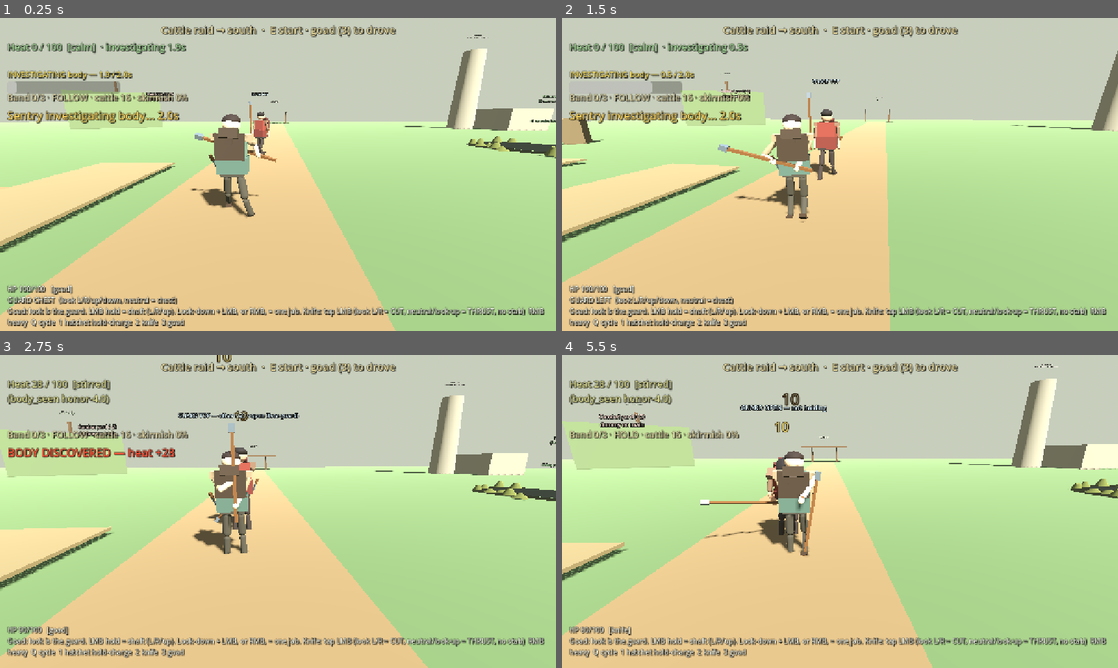
Above: before the commit, frames 1-4 (two rows, left to right).
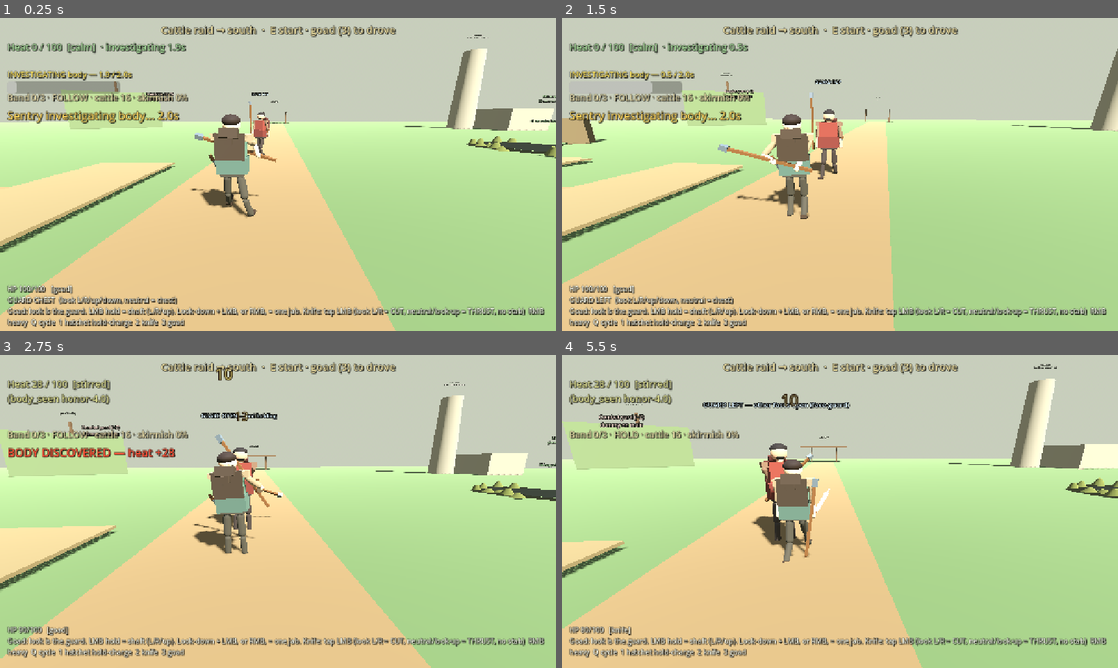
Above: after the commit, the same moments.

Repository: fortins4/devPlayground
Game: Godot game, scene res://scenes/main/main.tscn
Same seed, same stepped clock (60 frames per second), same inputs: the game is played once before the commit and once after it.
Inputs (mouse positions are in pixels of both pictures, inside the frame that each line leads up to):
- Up to frame 1 (0.25 s): no input
- Up to frame 2 (1.5 s): tap Enter at 0.5 s; move the mouse to (867, 174) at 0.52 s; hold Ctrl (crouch) 0.53-1.28 s; hold W (move_forward) from 0.53 s (still down); click (867, 174) at 0.67 s; tap Space (jump) at 0.77 s; tap Shift (sprint) at 0.8, 1.35 s; move the mouse to (812, 174) at 1.27 s
- Up to frame 3 (2.75 s): keep holding W (move_forward); tap Space (jump) at 1.52 s; tap Ctrl (crouch) at 1.55 s; move the mouse to (289, 505) at 2.02 s; hold Right mouse button (attack_heavy) from 2.03 s (still down); tap Shift (sprint) at 2.3 s
- Up to frame 4 (5.5 s): keep holding W (move_forward); move the mouse to (834, 517) at 2.77 s; release Right mouse button (attack_heavy) at 2.78 s; click (834, 517) at 2.85 s; tap Space (jump) at 3.02, 3.77, 4.52 s; tap Ctrl (crouch) at 3.05, 4.35 s; move the mouse to (878, 514) at 3.52 s; hold H (band_toggle) 3.53-4.28 s; tap Shift (sprint) at 3.8, 5.3 s; move the mouse to (795, 508) at 4.27 s; move the mouse to (845, 511) at 5.02 s; hold Q (cycle_weapon) from 5.03 s (still down); click (845, 511) at 5.17 s

The runs differ from the first frame. In frame 1, less than 0.1% of the frame differs, in the area x 37-48%, y 30-63%; in frame 2, 2.1%; in frame 3, 2.9%; in frame 4, 5.1%, in the area x 0-100%, y 2-100%.

Commit message:
Crouch: a hunched 0.8 m/s creep on planted feet; face and toes on the travel side

Diff:
--- a/scripts/characters/player/player_controller.gd
+++ b/scripts/characters/player/player_controller.gd
@@ -16,7 +16,7 @@
 
 const WALK_SPEED := 1.5 ## realistic walk (~1.3–1.5 m/s)
 const SPRINT_SPEED := 5.5 ## running pace (sustained run, not an all-out dash)
-const CROUCH_SPEED := 2.4
+const CROUCH_SPEED := 0.8 ## a careful creep
 const DRAG_SPEED := 1.75
 ## Carrying an object in his hands (bucket, …): slower walk and no sprint. Tools (goad,
 ## knife) are not carried objects. Sources register with begin_carry / end_carry.
@@ -37,7 +37,7 @@
 const STAND_PIVOT_Y := 1.45 * CIAN_SCALE
 const CROUCH_PIVOT_Y := 0.72 * CIAN_SCALE
 const STAND_VISUAL_Y := 0.0
-const CROUCH_VISUAL_Y := -0.55
+const CROUCH_VISUAL_Y := 0.0 ## the crouch is in the legs (bent knees, planted feet); no sinking the body
 const CROUCH_LERP := 10.0
 
 @onready var pivot: Node3D = $CameraPivot
@@ -706,6 +706,14 @@
 		_replay_guard_walk_legs()
 		return
 	var target: Dictionary = ToolStrikePoses.tool_shaft_guard_pose(face)
+	if bog and bog.is_sunk() and not bog.is_ambushing() and bog.forced_guard_face() == face:
+		# Sunk to the shoulders the bog swaps the guard under the surface: no
+		# travel arc (it would lift the shaft out through the water), just the hold.
+		_guard_face_held = face
+		_guard_blend_active = false
+		_apply_tool_pose(target)
+		_replay_guard_walk_legs()
+		return
 	var start: Dictionary = _current_tool_pose(target)
 	_guard_face_held = face
 	_begin_guard_blend(start, target)
@@ -1545,6 +1553,27 @@
 		visual.position.y = lerpf(STAND_VISUAL_Y, CROUCH_VISUAL_Y, _crouch_blend)
 	if weapon_visual:
 		weapon_visual.position.y = lerpf(_weapon_base_y, _weapon_base_y + CROUCH_VISUAL_Y, _crouch_blend)
+	_seat_back_goad_for_crouch()
+
+
+## Hunched in the crouch the slung goad's butt would swing down into the turf.
+## It rides the same high diagonal as the bucket carry (butt up behind the left hip).
+var _crouch_goad_seated: bool = false
+
+func _seat_back_goad_for_crouch() -> void:
+	if not _goad_seat_ready or _carry_goad_seated or _goad_stowing:
+		return
+	if combat and combat.current_weapon == CombatSystem.Weapon.GOAD:
+		_crouch_goad_seated = false
+		return
+	if _crouch_blend <= 0.0 and not _crouch_goad_seated:
+		return
+	var back := _back_goad_node()
+	if back == null:
+		return
+	var seat := Transform3D(Basis.from_euler(CARRY_GOAD_ROT_DEG * (PI / 180.0)), CARRY_GOAD_POS)
+	back.transform = _back_goad_seat.interpolate_with(seat, _crouch_blend)
+	_crouch_goad_seated = _crouch_blend > 0.0
 
 
 func _update_noise(speed: float, sprinting: bool) -> void:
--- a/scripts/characters/shared/kerne_locomotion.gd
+++ b/scripts/characters/shared/kerne_locomotion.gd
@@ -69,9 +69,21 @@
 const RUN_ARM_AMP := 0.85
 const RUN_LEAN_DEG := 9.0
 const PLANTED_MAX_SWEEP := 1.0
+## Crouch-walk (~0.8 m/s): knees well bent (hips ~20 cm down in the rig), short careful steps
+## at 1.6 steps/s, long double support, soles planted like the walk.
+const CROUCH_CYCLE := 2.0 / 1.6
+const CROUCH_DUTY := 0.66
+const CROUCH_FRONT := 0.45
+const CROUCH_LIFT := 0.04
+const CROUCH_HEEL_RISE := 0.0
+const CROUCH_KNEE := 0.18 ## hips this far down (rig m): knees well bent, not kneeling
+const CROUCH_ARM_AMP := 0.2
+const CROUCH_LEAN_DEG := 30.0
+const CROUCH_HEAD_COUNTER := 0.85 ## share of the hunch the neck takes back out
 ## Visual scale of the rig (player sets it). World cadence scales so the local step geometry
 ## (sweep, knee clearance, slide) is the same at any stature.
 var body_scale: float = 1.0
+var _planted_this_tick: bool = false
 var _gait_flight: bool = false ## both feet off the ground this tick (run), for probes
 func in_flight() -> bool:
 	return _gait_flight
@@ -488,6 +500,11 @@
 		stride = 0.0
 		arm_amp = WALK_ARM_AMP
 		bob = 0.0
+	elif _state == &"crouch_walk":
+		cadence = TAU / (CROUCH_CYCLE * body_scale)
+		stride = 0.0
+		arm_amp = CROUCH_ARM_AMP
+		bob = 0.0
 	elif _state == &"sprint":
 		cadence = TAU / (RUN_CYCLE * body_scale)
 		stride = 0.0
@@ -516,7 +533,9 @@
 	if _state == &"sprint":
 		torso_breath.x += deg_to_rad(RUN_LEAN_DEG)
 	elif _state == &"crouch_walk" or _state == &"crouch_idle":
-		torso_breath.x += deg_to_rad(12.0)
+		# Hunched over the knees. Crouch only: +X pitch tips this torso BACK (the rig
+		# walks toward −Z), so the hunch is a negative pitch. Other leans untouched.
+		torso_breath.x -= deg_to_rad(CROUCH_LEAN_DEG)
 	elif _state == &"walk":
 		torso_breath.x += deg_to_rad(3.0)
 	if carry_load and (_state == &"walk" or _state == &"idle" or _state == &"turn"):
@@ -525,7 +544,9 @@
 	torso_breath.y += s * stride * 0.06 * (0.4 if carry_load else 1.0)
 	_apply_joint("torso", Vector3.ZERO, torso_breath)
 
-	_apply_joint("head", Vector3.ZERO, Vector3(-breath * 0.5 - torso_breath.x * 0.3, -hip_sway.y * 0.5, 0.0))
+	# Crouched: the head comes most of the way back up off the hunch, eyes ahead.
+	var head_counter := CROUCH_HEAD_COUNTER if (_state == &"crouch_walk" or _state == &"crouch_idle") else 0.3
+	_apply_joint("head", Vector3.ZERO, Vector3(-breath * 0.5 - torso_breath.x * head_counter, -hip_sway.y * 0.5, 0.0))
 
 	# Legs: opposite phase
 	if _state == &"attack":
@@ -549,11 +570,16 @@
 	_apply_joint("right_shin", Vector3.ZERO, Vector3(maxf(0.0, -thigh_b) * 0.9 + 0.05, 0.0, 0.0))
 
 	_gait_flight = false
+	_planted_this_tick = false
 	var back_step := move_dir_local.z > 0.3
 	if carry_load and (_state == &"walk" or _state == &"idle" or _state == &"turn"):
 		_carry_legs(horiz_speed if _state == &"walk" else 0.0, bob * absf(s))
 	elif _state == &"walk":
 		_planted_legs(horiz_speed, WALK_CYCLE, WALK_DUTY, WALK_FRONT, WALK_LIFT, WALK_HEEL_RISE, WALK_KNEE_SOFT, 0.0, back_step)
+	elif _state == &"crouch_idle":
+		_planted_legs(0.0, CROUCH_CYCLE, CROUCH_DUTY, CROUCH_FRONT, 0.0, 0.0, CROUCH_KNEE, 0.0, false)
+	elif _state == &"crouch_walk":
+		_planted_legs(horiz_speed, CROUCH_CYCLE, CROUCH_DUTY, CROUCH_FRONT, CROUCH_LIFT, CROUCH_HEEL_RISE, CROUCH_KNEE, 0.0, back_step)
 	elif _state == &"sprint":
 		_planted_legs(horiz_speed, RUN_CYCLE, RUN_DUTY, RUN_FRONT, RUN_LIFT, RUN_HEEL_RISE, RUN_KNEE_SOFT, RUN_FLIGHT_RISE, back_step)
 
@@ -573,11 +599,22 @@
 	_apply_joint("left_forearm", Vector3.ZERO, Vector3(elbow + maxf(0.0, -arm_l) * 0.4, 0.0, 0.0))
 	_apply_joint("right_forearm", Vector3.ZERO, Vector3(elbow + maxf(0.0, -arm_r) * 0.4, 0.0, 0.0))
 
-	# Combat additives on top
+	# Combat additives on top (not on legs the planted gait solved this tick)
 	for key in _combat_overrides:
+		if _planted_this_tick and String(key) in LEG_JOINTS:
+			continue
 		var n: Node3D = joints.get(key) as Node3D
 		if n and _rest.has(key):
 			n.rotation = (_rest[key]["rot"] as Vector3) + _leg_or_combat(String(key), _combat_overrides[key] as Vector3)
+	# A guard held while crouched keeps the hunch: the combat torso pose rides on
+	# top of the crouch lean instead of standing him back up.
+	if (_state == &"crouch_walk" or _state == &"crouch_idle") and _combat_overrides.has("torso"):
+		var tn: Node3D = joints.get("torso") as Node3D
+		if tn:
+			tn.rotation.x -= deg_to_rad(CROUCH_LEAN_DEG)
+			var hn: Node3D = joints.get("head") as Node3D
+			if hn:
+				hn.rotation.x += deg_to_rad(CROUCH_LEAN_DEG) * CROUCH_HEAD_COUNTER
 	# Walking in a combat pose with no leg additive: the stride still shows.
 	if _state == &"attack" and _attack_walk_w > 0.001:
 		for key in LEG_JOINTS:
@@ -648,10 +685,13 @@
 	var root_n: Node3D = joints.get("root") as Node3D
 	if root_n and _rest.has("root"):
 		root_n.position.y = (_rest["root"]["pos"] as Vector3).y - _root_drop - (HIP_TO_SOLE - hip_h)
+	# Thighs undo any combat hip pitch (e.g. a crouched goad hold) so the soles stay planted.
+	var hips_x := (_combat_overrides.get("hips", Vector3.ZERO) as Vector3).x
+	_planted_this_tick = true
 	for side in ["left", "right"]:
 		var t: Vector2 = tg[side]
-		var ik := _solve_leg(t.x, hip_h - t.y)
-		_apply_joint(side + "_thigh", Vector3.ZERO, Vector3(ik.x, 0.0, deg_to_rad(-2.0 if side == "left" else 2.0)))
+		var ik := _solve_leg(t.x, hip_h - _root_drop - t.y)
+		_apply_joint(side + "_thigh", Vector3.ZERO, Vector3(ik.x - hips_x, 0.0, deg_to_rad(-2.0 if side == "left" else 2.0)))
 		_apply_joint(side + "_shin", Vector3.ZERO, Vector3(ik.y, 0.0, 0.0))
 
 
--- a/scripts/characters/shared/kerne_mesh_builder.gd
+++ b/scripts/characters/shared/kerne_mesh_builder.gd
@@ -104,7 +104,7 @@
 	var lf_mesh := BoxMesh.new()
 	lf_mesh.size = Vector3(0.11, 0.055, 0.22)
 	var lf_mi := _mesh_inst(lf_mesh, shoes, "Foot")
-	lf_mi.position = Vector3(0.0, -0.38, 0.05)
+	lf_mi.position = Vector3(0.0, -0.38, -0.05) # toes forward (−Z)
 	left_shin.add_child(lf_mi)
 
 	var right_thigh := Node3D.new()
@@ -131,7 +131,7 @@
 	var rf_mesh := BoxMesh.new()
 	rf_mesh.size = Vector3(0.11, 0.055, 0.22)
 	var rf_mi := _mesh_inst(rf_mesh, shoes, "Foot")
-	rf_mi.position = Vector3(0.0, -0.38, 0.05)
+	rf_mi.position = Vector3(0.0, -0.38, -0.05) # toes forward (−Z)
 	right_shin.add_child(rf_mi)
 
 	var torso := Node3D.new()
@@ -209,14 +209,14 @@
 	hair_mesh.radius = 0.15
 	hair_mesh.height = 0.20
 	var hair_mi := _mesh_inst(hair_mesh, hair, "Hair")
-	hair_mi.position = Vector3(0.0, 0.06, -0.02)
+	hair_mi.position = Vector3(0.0, 0.06, 0.02) # the rig faces −Z: hair sits back on the crown
 	head.add_child(hair_mi)
 	# Short beard hint
 	var beard_mesh := SphereMesh.new()
 	beard_mesh.radius = 0.08
 	beard_mesh.height = 0.12
 	var beard_mi := _mesh_inst(beard_mesh, hair, "Beard")
-	beard_mi.position = Vector3(0.0, -0.08, 0.06)
+	beard_mi.position = Vector3(0.0, -0.08, -0.06) # on the chin, the −Z (travel) side
 	beard_mi.scale = Vector3(1.1, 0.7, 0.9)
 	head.add_child(beard_mi)
 
